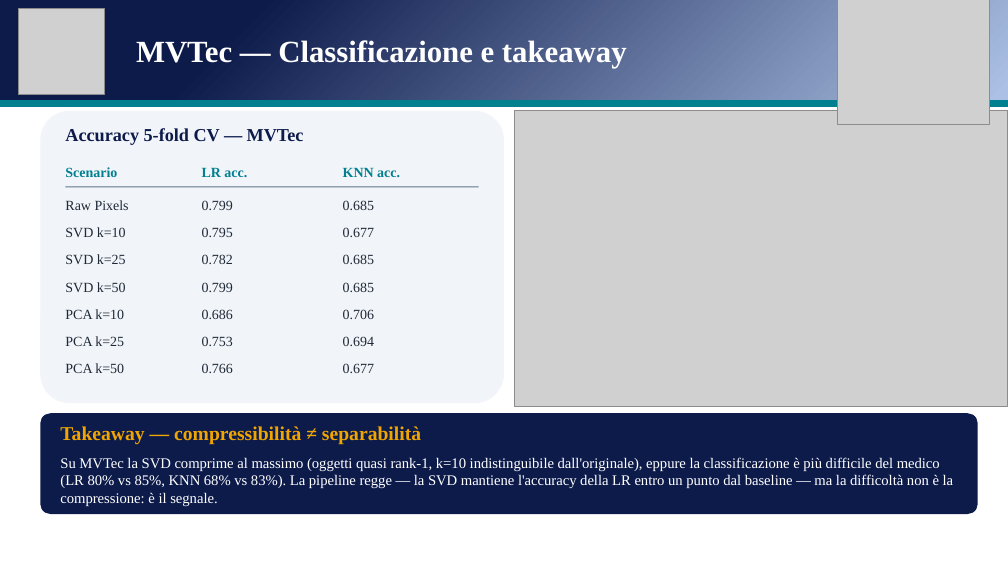
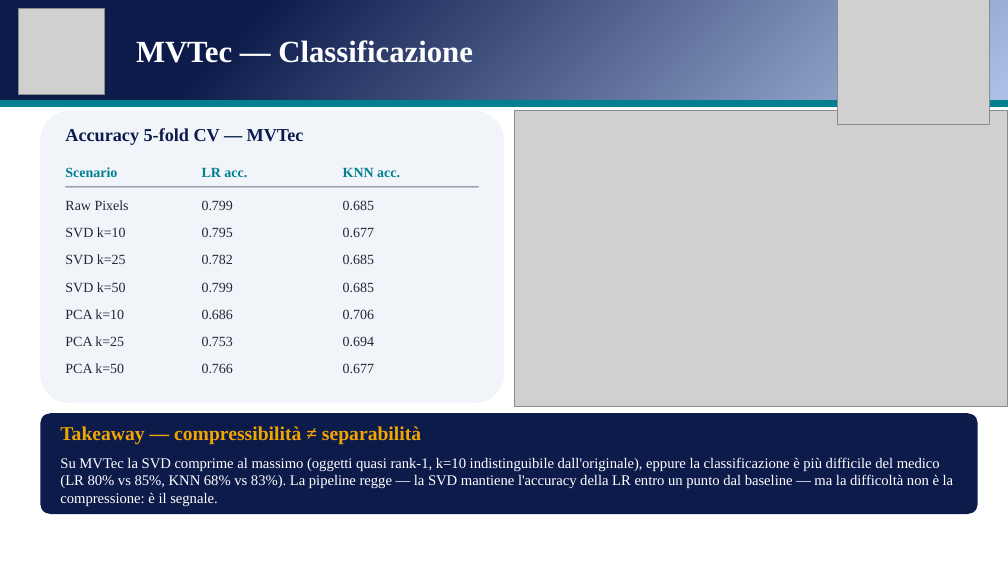
Before and after one commit to andreapatruno1/Image-Compression-and-Analysis, a slide deck: slide 20 of docs/SVD e PCA per l'analisi di immagini mediche.pptx. Drawn at 1008x567 pixels with LibreOffice and Linux fonts; fonts in the diff are those of the drawing; grey boxes stand for pictures. Boxes give left, top, right and bottom in pixels: in the first picture for what was removed or moved away, otherwise in the second. Text is boxed around its words. In the diff, an @@ line names an element or a change of style, - is before the commit and + after.

```diff
--- a/docs/SVD e PCA per l'analisi di immagini mediche.pptx
+++ b/docs/SVD e PCA per l'analisi di immagini mediche.pptx
@@ text at bbox=[136, 40, 473, 63]: text changed @@
-MVTec — Classificazione e takeaway
+MVTec — Classificazione
```
Also in this commit, not shown: 3 other slides changed, 1 other file.
